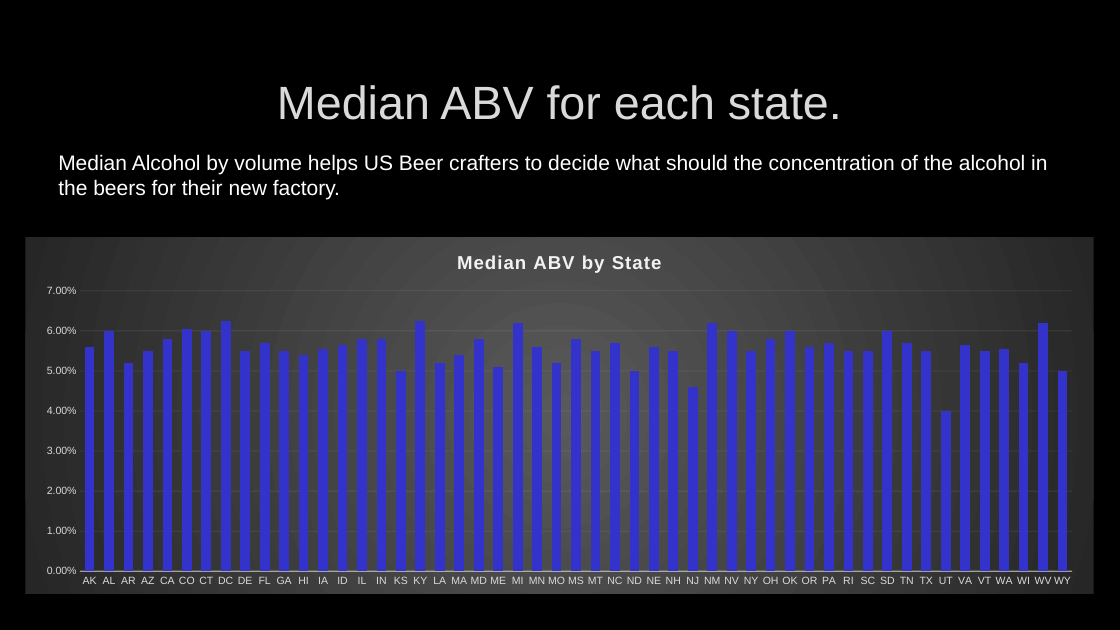
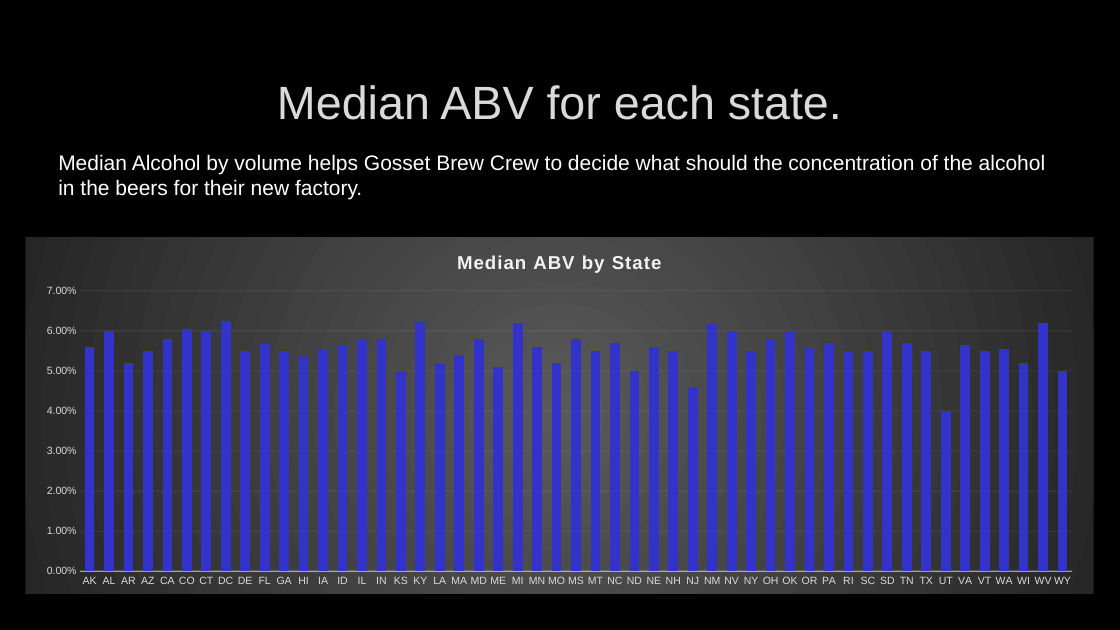
Before and after one commit to HammerLynch/MSDS6306_Case_Study_1, a slide deck: slide 8 of Presentation/Case_Study_Beers_FINAL.pptx. Drawn at 1120x630 pixels with LibreOffice and Linux fonts; fonts in the diff are those of the drawing; background and template pictures are left out. Boxes give left, top, right and bottom in pixels: in the first picture for what was removed or moved away, otherwise in the second. Text is boxed around its words. In the diff, an @@ line names an element or a change of style, - is before the commit and + after.

```diff
--- a/Presentation/Case_Study_Beers_FINAL.pptx
+++ b/Presentation/Case_Study_Beers_FINAL.pptx
@@ text at bbox=[58, 154, 1046, 199]: text changed @@
-Median Alcohol by volume helps US Beer crafters to decide what should the concentration of the alcohol in the beers for their new factory.
+Median Alcohol by volume helps Gosset Brew Crew to decide what should the concentration of the alcohol in the beers for their new factory.
```
Also in this commit, not shown: 2 other slides changed.
